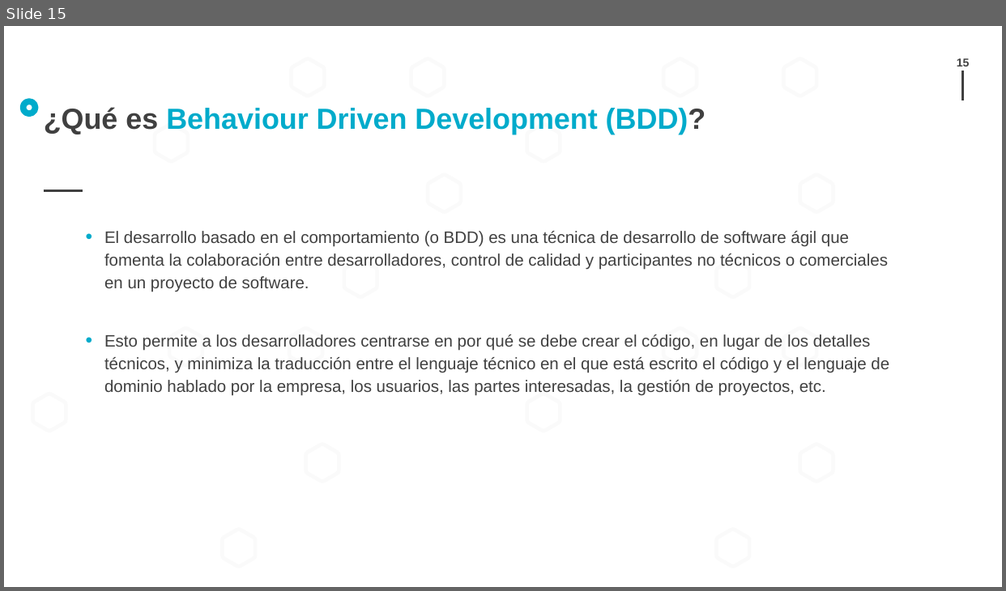
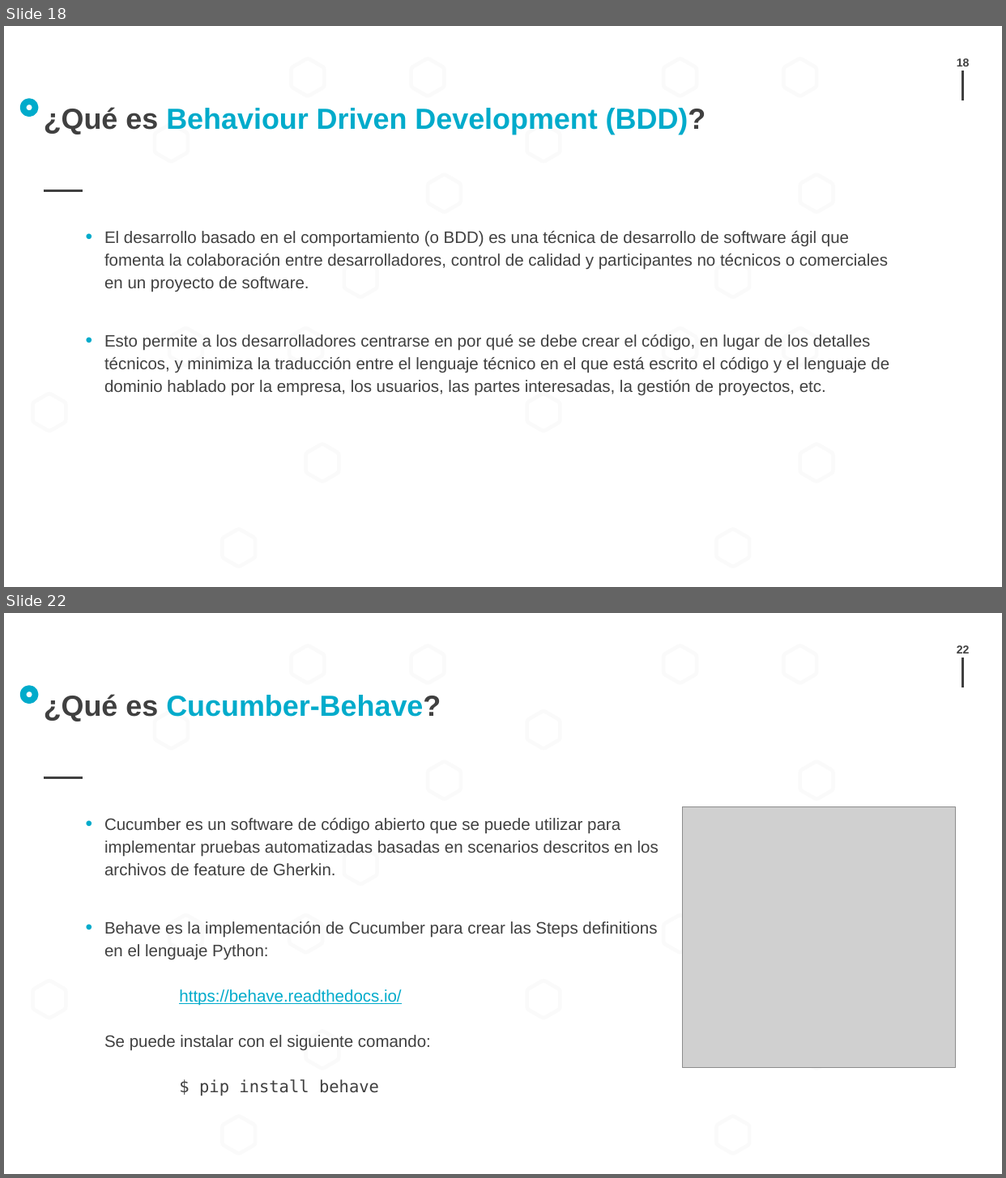
Before and after one commit to manzanero/appium-exposition-es, a slide deck: 2022-03-10__Appium__Alejandro_Manzanero.pptx. Shown one above the other, each under a label of ours: slide 15 before the commit, slides 18 and 22 after it; the slides between them are not shown. The pictures are 1006x591 and 1006x1178 pixels, drawn with LibreOffice and Linux fonts; fonts in the diff are those of the drawing; grey boxes stand for pictures; background and template pictures are left out. Boxes give left, top, right and bottom in pixels: in the first picture for what was removed or moved away, otherwise in the second. Text is boxed around its words. In the diff, an @@ line names an element or a change of style, - is before the commit and + after.

Commit message:
feat: behave

```diff
--- a/2022-03-10__Appium__Alejandro_Manzanero.pptx
+++ b/2022-03-10__Appium__Alejandro_Manzanero.pptx
@@ slide 22 added at (4, 613, 1002, 1174), background #FFFFFF; not listed: 21 template elements that a slide beside it also shows @@
@@ page number added at (957, 645, 970, 653), 11 pt, text #404040, bold @@
+22
@@ title added at (44, 694, 441, 722), 28 pt, text #00ABCB, bold @@
+¿Qué es Cucumber-Behave?
@@ picture added at (683, 807, 956, 1067) @@
@@ text added at (104, 818, 658, 1097), 16 pt, text #404040 @@
+• Cucumber es un software de código abierto que se puede utilizar para implementar pruebas automatizadas basadas en scenarios descritos en los archivos de feature de Gherkin.
+• Behave es la implementación de Cucumber para crear las Steps definitions en el lenguaje Python:
+  https://behave.readthedocs.io/
+  Se puede instalar con el siguiente comando:
+  $ pip install behave
@@ what was slide 15 is now slide 18 @@
@@ page number at (957, 58, 970, 66): text changed @@
-15
+18
```
Also in this commit, not shown: 5 slides changed, 5 other slides added, 1 other file.
